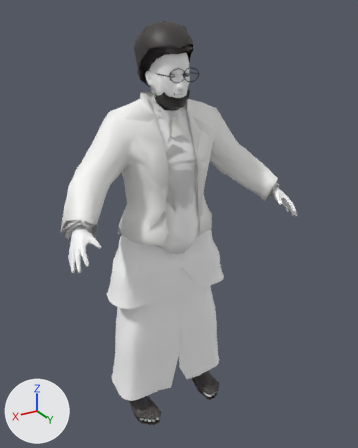
A saved change to the glTF model assets/humans/m_old.glb.
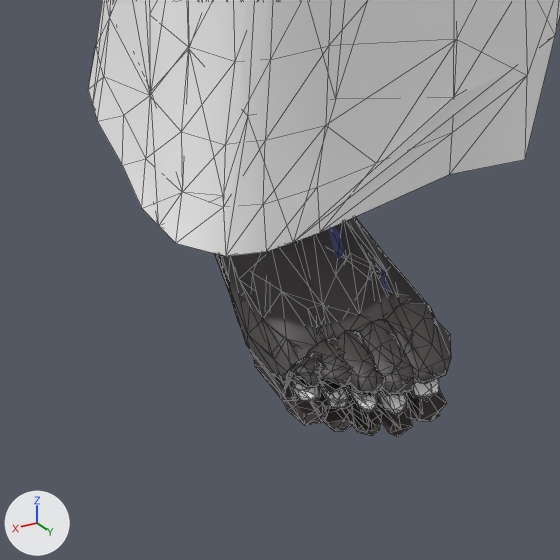
The first picture shows the older version from a 50 mm camera at (0.956, 1.723, 1.723) aimed at (-0.037, 0.067, 0.895). The close-ups show the older and then the newer version on the part from 28% to 49% of the width and 82% to 99% of the height of that picture. Only the edits that show in the close-ups are written down. Arrows for +X, +Y and +Z are at lower left; the lights stay in place. The close-ups show mesh edges as thin lines. Vertices at exactly the same position are counted once.

Objects in the first close-up: 'L1_chappal_sole', 'L1_lungi', 'L1_shoes', 'L1_skin_feet', 'L2_chappal_sole', 'L2_lungi', 'L2_shoes' and 3 more.
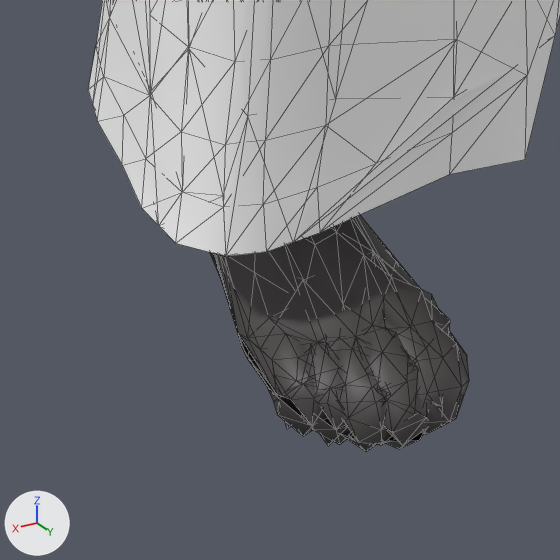
Patch to the scene script:
```diff
--- a/assets/humans/m_old.glb.py
+++ b/assets/humans/m_old.glb.py
@@ me_l1_shoes @@
 # used by ob_l1_shoes; location = (0.0, 0.0, 0.0)
-me_l1_shoes.from_pydata(...)  # 567 vertices, 983 faces; spans x -0.226..0.226, y -0.067..0.195, z -0.01..0.068
+me_l1_shoes.from_pydata(...)  # 577 vertices, 1014 faces; spans x -0.231..0.231, y -0.07..0.206, z -0.023..0.086
+# me_l1_shoes part 1: the loose piece of 273 vertices spanning x 0.119..0.226, y -0.067..0.195, z -0.01..0.068 is rebuilt with 284 vertices and now spans x 0.11..0.231, y -0.07..0.206, z -0.023..0.086
+# other edits to the shape of me_l1_shoes do not show in these pictures
 me_l1_shoes.materials.append(mat_defaultmaterial_016)
@@ me_l2_shoes @@
 # used by ob_l2_shoes; location = (0.0, 0.0, 0.0)
-me_l2_shoes.from_pydata(...)  # 158 vertices, 244 faces; spans x -0.226..0.225, y -0.067..0.196, z -0.008..0.065
+me_l2_shoes.from_pydata(...)  # 160 vertices, 253 faces; spans x -0.23..0.23, y -0.07..0.207, z -0.026..0.086
+# me_l2_shoes part 2: the loose piece of 79 vertices spanning x 0.122..0.225, y -0.067..0.196, z -0.008..0.065 is rebuilt with 81 vertices and now spans x 0.112..0.23, y -0.07..0.207, z -0.026..0.086
+# other edits to the shape of me_l2_shoes do not show in these pictures
 me_l2_shoes.materials.append(mat_defaultmaterial_047)
```

Changed parts and their boxes (x1, y1, x2, y2) in the close-ups (560 x 560 px):
'L1_shoes', reshaped
    before: (217, 217, 451, 399)
    after: (211, 215, 469, 452)
'L2_shoes', reshaped
    before: (214, 242, 436, 397)
    after: (210, 217, 450, 446)
'L1_chappal_sole', unchanged, covered by the edit
    before: (253, 356, 447, 437)
'L1_skin_feet', unchanged, covered by the edit
    before: (293, 374, 439, 415)
